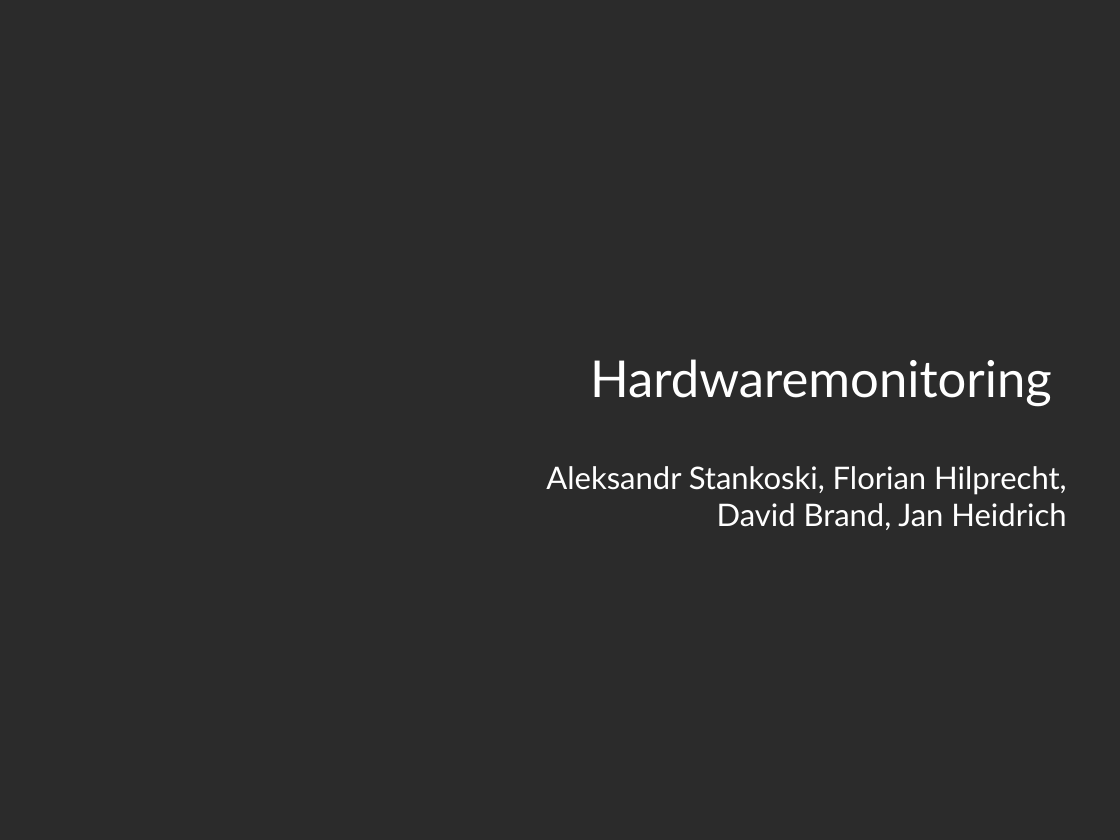
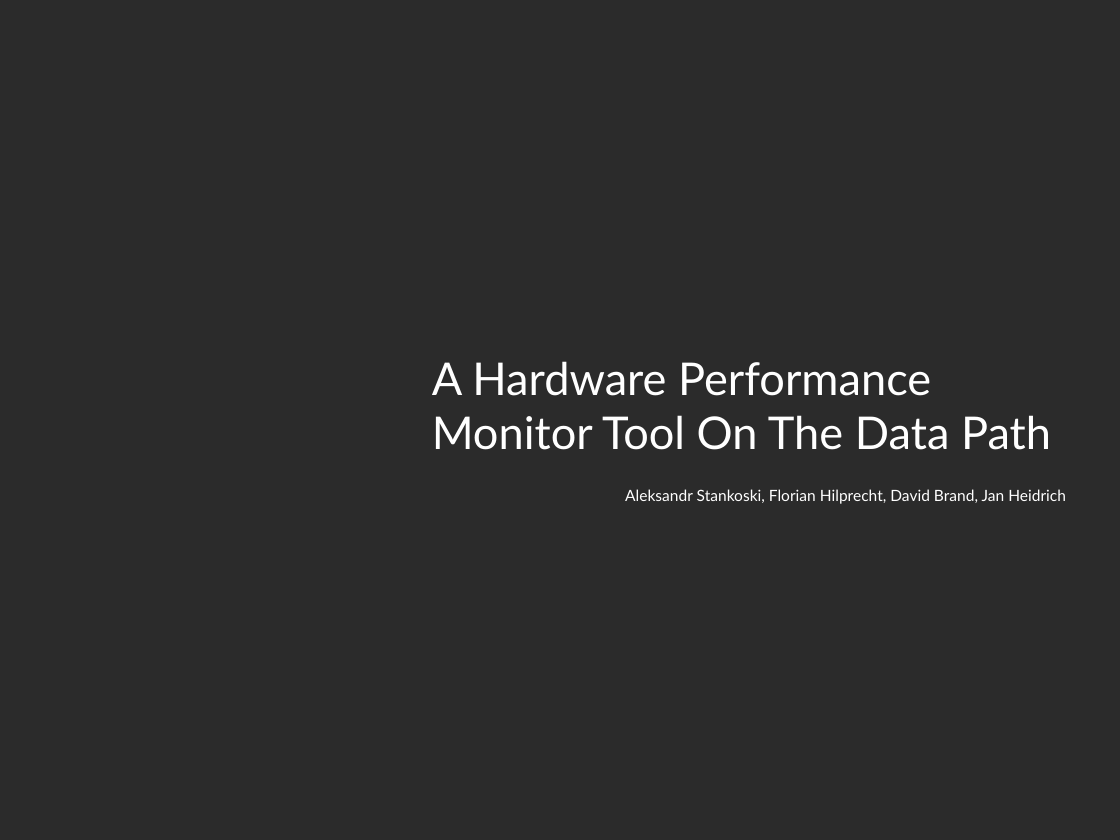
Before and after one commit to fhilprec/HardwareMonitoring, a slide deck: slide 1 of Project_Presentation_Trial.odp. Drawn at 1120x840 pixels with LibreOffice and Linux fonts; fonts in the diff are those of the drawing; background and template pictures are left out; a plain dark background stands for a picture behind light text. Boxes give left, top, right and bottom in pixels: in the first picture for what was removed or moved away, otherwise in the second. Text is boxed around its words. In the diff, an @@ line names an element or a change of style, - is before the commit and + after.

```diff
--- a/Project_Presentation_Trial.odp
+++ b/Project_Presentation_Trial.odp
@@ title removed at [590,359,1052,407] @@
-Hardwaremonitoring
@@ title added at [432,361,1051,450], 32 pt, text #FFFFFF @@
+A Hardware Performance Monitor Tool On The Data Path
@@ subtitle "Aleksandr Stankoski, Florian Hilprecht, David ..." at [625,489,1066,504]: size 22 to 11 pt @@
```
Also in this commit, not shown: 1 other slide changed.
